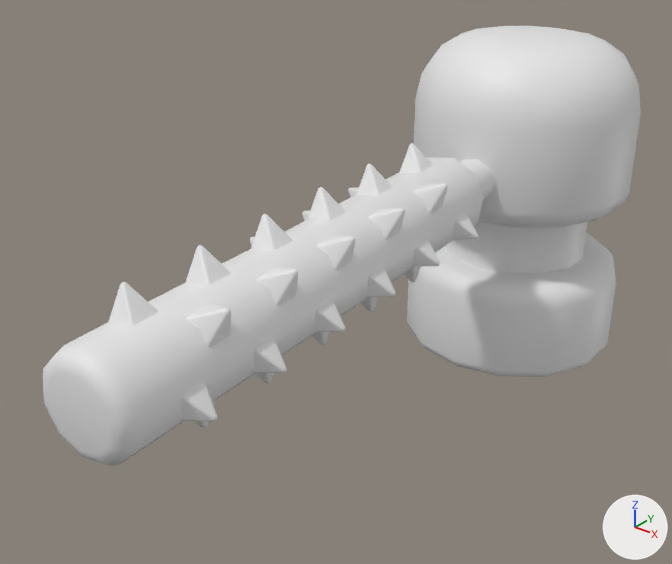
The FBX model Assets/Models/Traps/SpinningSticks/SpinningStick.fbx as it was, and as the next commit left it.
Camera for both pictures: a camera (50 mm lens) standing at (1.76, -3.45, 2.09) and looking at (-0.12, -1.11, 0.63). The axes (+X, +Y, +Z) are drawn at lower right. The lights are the same throughout. Where no turn or scale is listed for an object, it has been applied to the vertices.

Names of what the first picture shows: 'Base', 'Stick'.
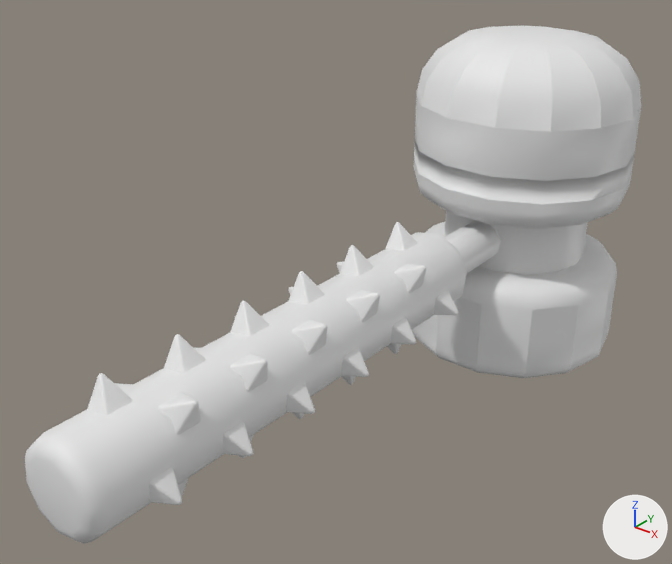
Commit message: Change SpinningStick

What differs and where, as boxes (x1, y1, x2, y2) in the pictures (672 x 564 px):
'Stick', reshaped, moved, turned
    before: (43, 143, 495, 466)
    after: (25, 26, 641, 544)
'Base', reshaped (19% shorter)
    before: (407, 26, 641, 377)
    after: (412, 93, 641, 378)
part 2 of me_stick, added
    after: (417, 26, 641, 132)

What changed in the scene script:
```text
Change me_base:
    used by ob_base; location = (0.0, 0.0, 0.0)
    remove me_base.from_pydata(...)  # 266 vertices, 254 faces; spans x -0.45..0.45, y -0.45..0.45, z 0.0..1.35
    add me_base.from_pydata(...)  # 282 vertices, 268 faces; spans x -0.461..0.461, y -0.439..0.439, z 0.0..1.085
    me_base part 1: 266 vertices removed from x -0.45..0.45, y -0.45..0.45, z 0.0..1.35; 282 vertices added at x -0.461..0.461, y -0.439..0.439, z 0.0..1.085
Change me_stick:
    used by ob_stick; location = (0.0, 0.0, 0.312); rotation_euler = (1.571, 0.0, 0.0628), in degrees (90, 0, 3.6)
    remove me_stick.from_pydata(...)  # 1146 vertices, 906 faces; spans x -0.22..0.22, y 0.33..0.79, z 0.0..2.41
    add me_stick.from_pydata(...)  # 1216 vertices, 963 faces; spans x -0.46..0.46, y 0.33..1.35, z -0.44..2.41
    me_stick part 2: a new loose piece of 70 vertices spanning x -0.46..0.46, y 1.09..1.35, z -0.44..0.44
Change ob_stick:
    ob_stick.location: (0.0, 0.0, 0.312) -> (0.0, 0.0, 0.0)
    ob_stick.rotation_euler: (1.571, 0.0, 0.0628) -> (1.571, 0.0, 0.0)  # degrees (90, 0, 3.6) -> degrees (90, 0, 0)
```
